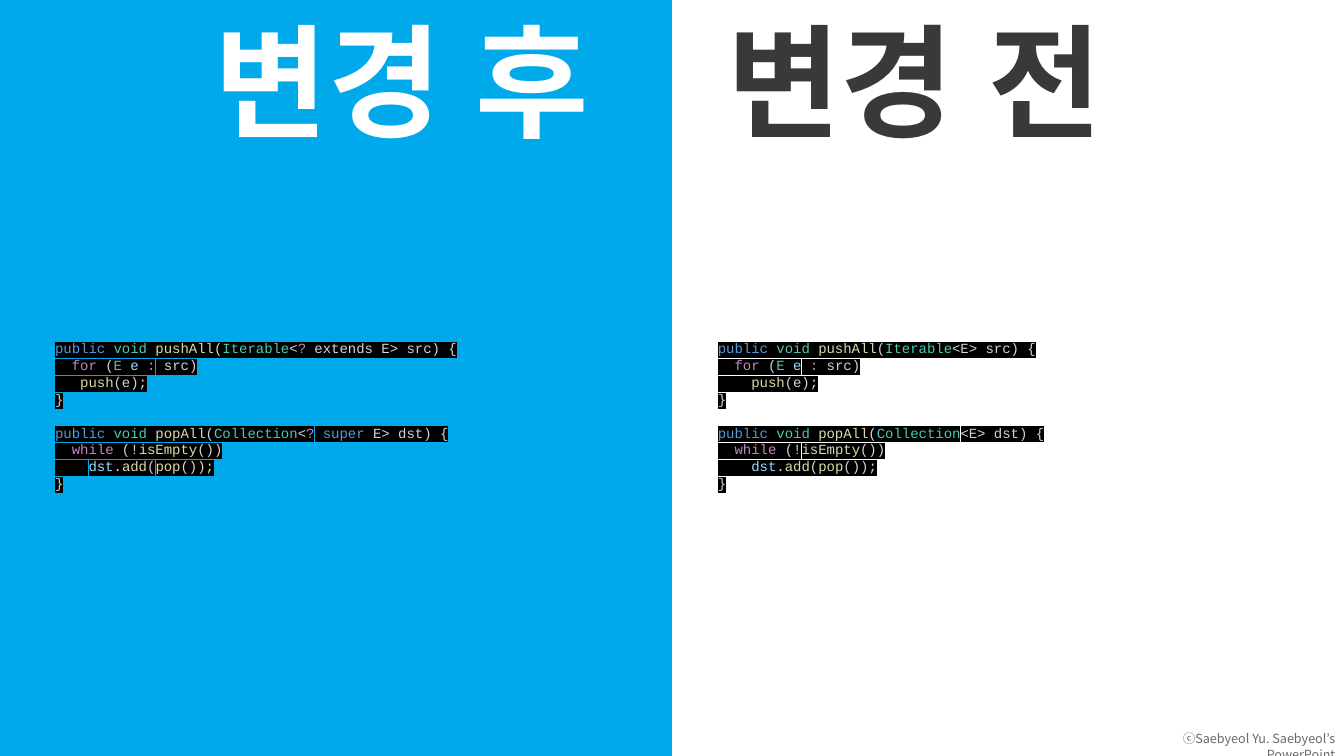
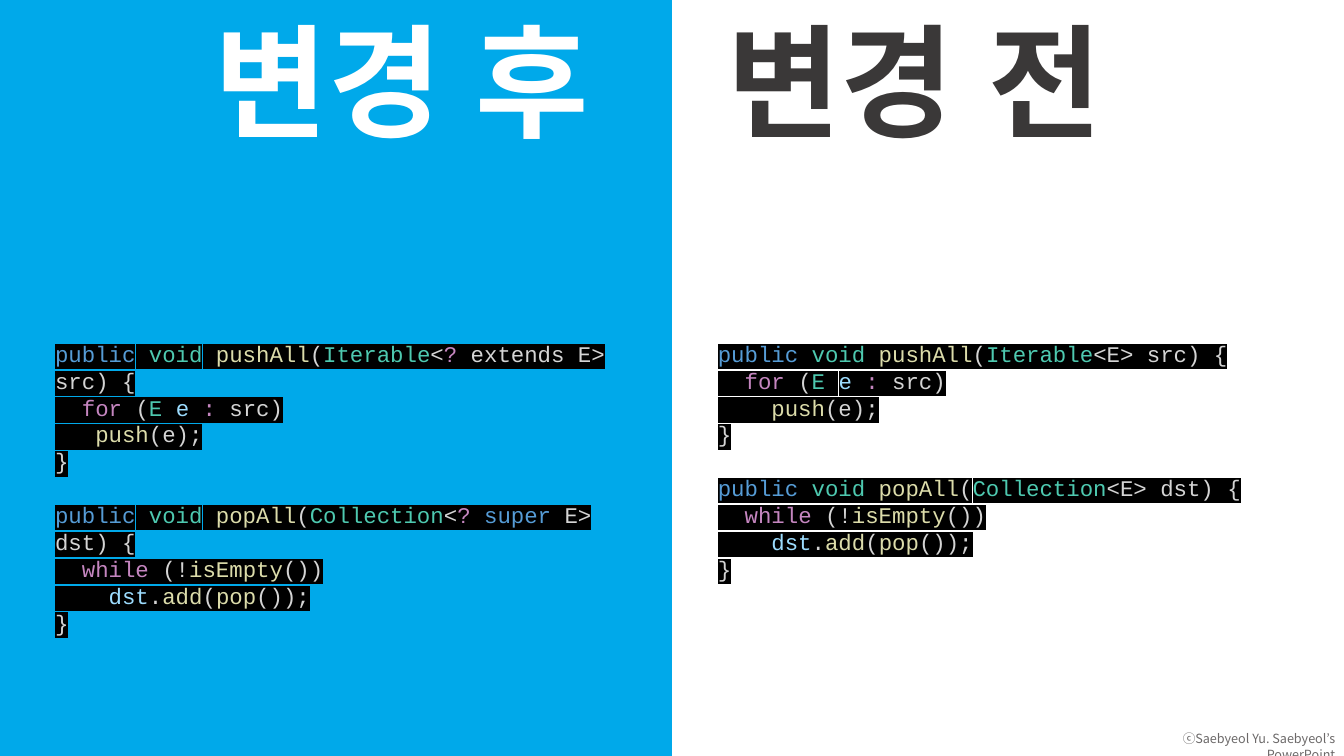
Before and after one commit to ProsyncStudy/EffectiveJava_3e, a slide deck: slide 24 of markdown/ch5.pptx. Drawn at 1344x756 pixels with LibreOffice and Linux fonts; fonts in the diff are those of the drawing. Boxes give left, top, right and bottom in pixels: in the first picture for what was removed or moved away, otherwise in the second. Text is boxed around its words. In the diff, an @@ line names an element or a change of style, - is before the commit and + after.

```diff
--- a/markdown/ch5.pptx
+++ b/markdown/ch5.pptx
@@ text "public void pushAll(Iterable<? extends E> ..." at <box>55,346,605,609</box>: size 10 to 16 pt @@
@@ text "public void pushAll(Iterable<E> src) {" at <box>718,346,1214,555</box>: size 10 to 16 pt @@
```
Also in this commit, not shown: 1 other slide changed, 2 slides added.
